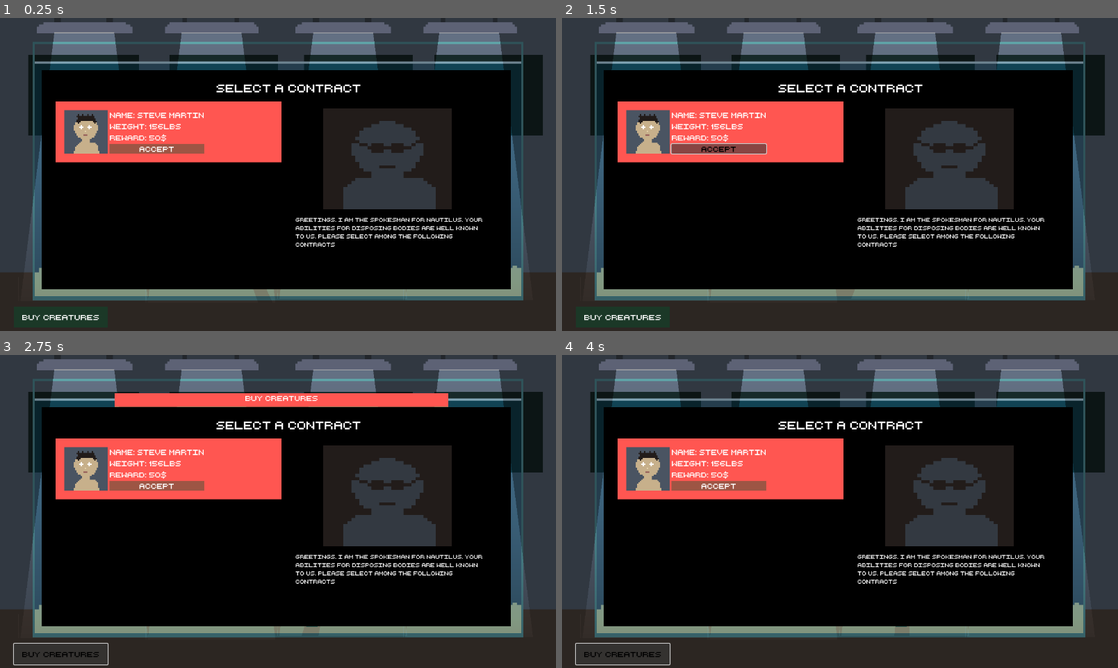
Above: before the commit, frames 1-4 (two rows, left to right).
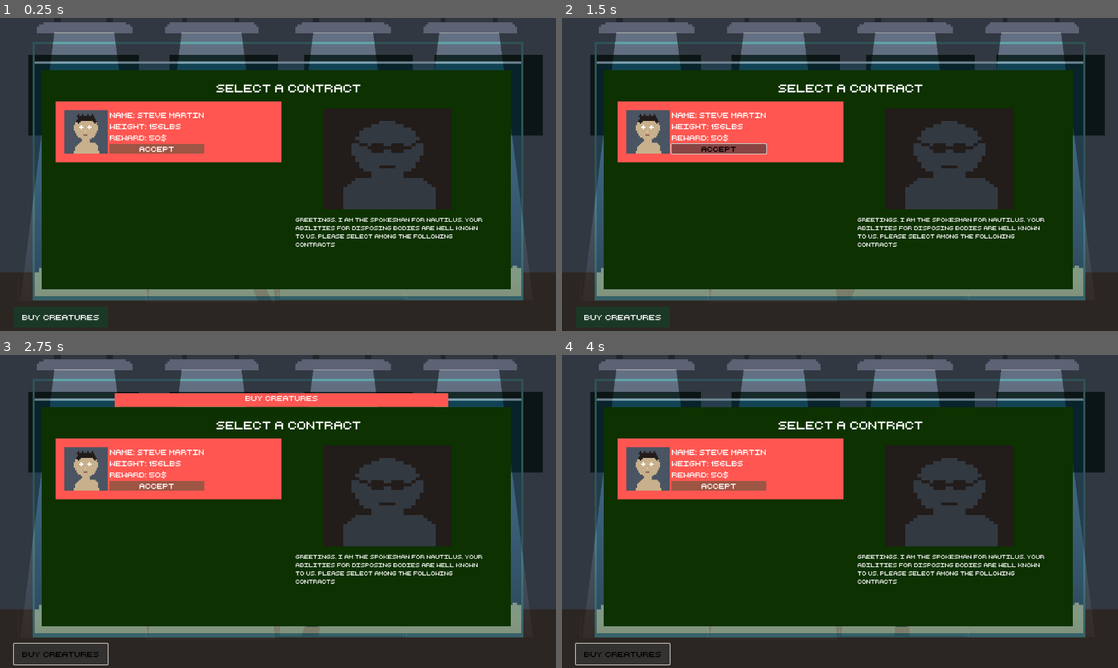
Above: after the commit, the same moments.

Repository: adrientremblay/ld56
Game: Godot game, scene res://scenes/game_screen.tscn
Two runs of this game, one before a commit and one after it. Both use one fixed random seed, a clock stepped at 60 frames per second and the inputs below.
Inputs:
- Up to frame 1 (0.25 s): no input
- Up to frame 2 (1.5 s): click "Accept" at 0.5 s; click "Accept" at 1.25 s
- Up to frame 3 (2.75 s): click "Buy Creatures" at 2 s
- Up to frame 4 (4 s): click "buy snail" at 2.75 s; click "Buy Creatures" at 3.5 s

The runs differ from the first frame. In frame 1, 43% of the frame differs, in the area x 7-92%, y 16-87%; in frame 2, 43%; in frame 3, 43%; in frame 4, 43%.

Commit message:
Some coloring

Diff:
--- a/ui_theme.tres
+++ b/ui_theme.tres
@@ -6,7 +6,7 @@
 bg_color = Color(0, 0.333333, 0.184314, 0.384314)
 
 [sub_resource type="StyleBoxFlat" id="StyleBoxFlat_idw7a"]
-bg_color = Color(0, 0, 0, 1)
+bg_color = Color(0.0509804, 0.192157, 0, 1)
 
 [sub_resource type="StyleBoxFlat" id="StyleBoxFlat_likyw"]
 bg_color = Color(1, 0.337255, 0.317647, 1)
